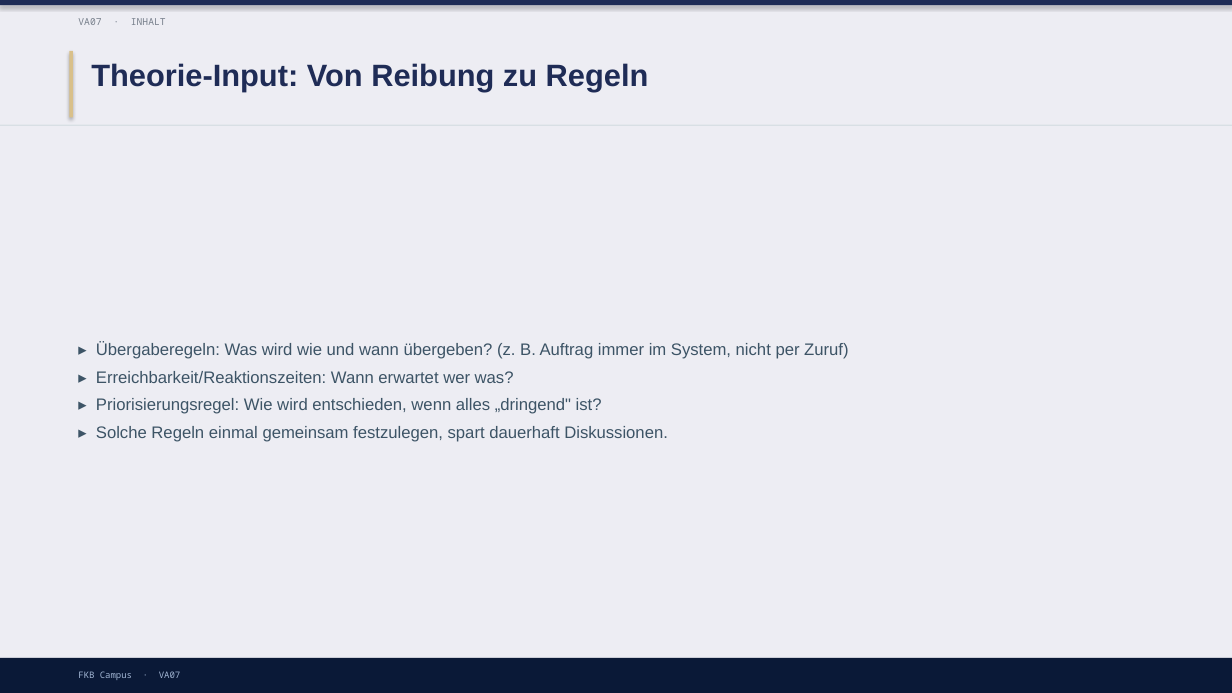
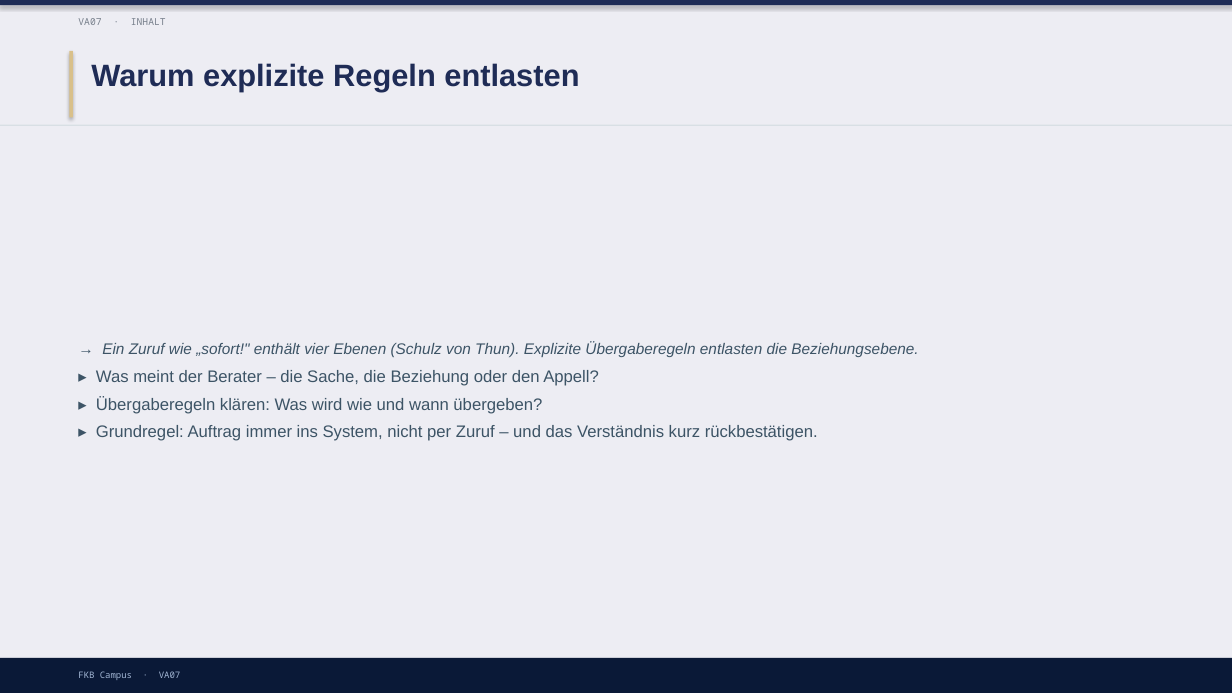
Before and after one commit to ck5rqc47pr-byte/firmenkundenakademie-online, a slide deck: slide 9 of protected-downloads/praesentation/VA07.pptx (slide 6 before the commit). Drawn at 1232x693 pixels with LibreOffice and Linux fonts; fonts in the diff are those of the drawing. Boxes give left, top, right and bottom in pixels: in the first picture for what was removed or moved away, otherwise in the second. Text is boxed around its words. In the diff, an @@ line names an element or a change of style, - is before the commit and + after.

```diff
--- a/protected-downloads/praesentation/VA07.pptx
+++ b/protected-downloads/praesentation/VA07.pptx
@@ text at bbox=[91, 63, 579, 91]: text changed @@
-Theorie-Input: Von Reibung zu Regeln
+Warum explizite Regeln entlasten
@@ text at bbox=[96, 342, 918, 441]: text changed @@
-▸ Übergaberegeln: Was wird wie und wann übergeben? (z. B. Auftrag immer im System, nicht per Zuruf)
-▸ Erreichbarkeit/Reaktionszeiten: Wann erwartet wer was?
-▸ Priorisierungsregel: Wie wird entschieden, wenn alles „dringend" ist?
-▸ Solche Regeln einmal gemeinsam festzulegen, spart dauerhaft Diskussionen.
+→ Ein Zuruf wie „sofort!" enthält vier Ebenen (Schulz von Thun). Explizite Übergaberegeln entlasten die Beziehungsebene.
+▸ Was meint der Berater – die Sache, die Beziehung oder den Appell?
+▸ Übergaberegeln klären: Was wird wie und wann übergeben?
+▸ Grundregel: Auftrag immer ins System, nicht per Zuruf – und das Verständnis kurz rückbestätigen.
```
Also in this commit, not shown: 3 other slides changed, 8 slides added, 5 other files.
